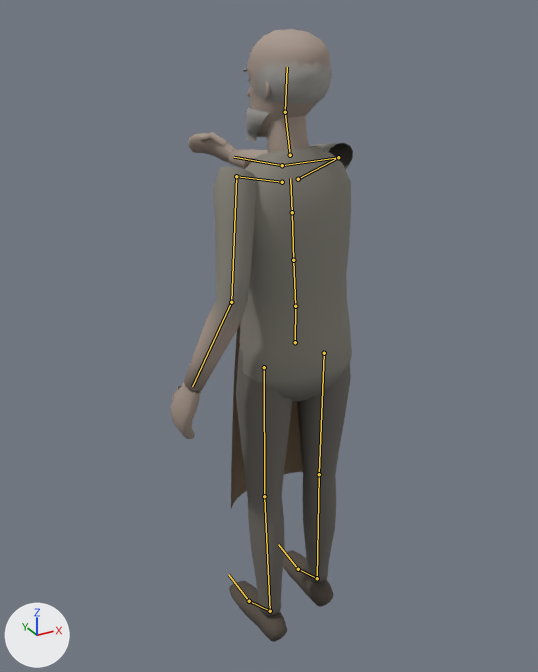
The glTF model assets/models/characters/clubs.glb as it was, and as the next commit left it.
Camera for both pictures: a 50 mm camera at (-0.91, -1.481, 1.696) aimed at (0.02, 0.209, 0.851). The axes (+X, +Y, +Z) are drawn at lower left. The lights are the same throughout. The first picture is the older version. Both versions are drawn at frame 7 of the action 'pull'; the numbers are the values there. The bones that change, and the others that lie on the model, are drawn over the model as lines.

Names of what the first picture shows: 'Clubs'.
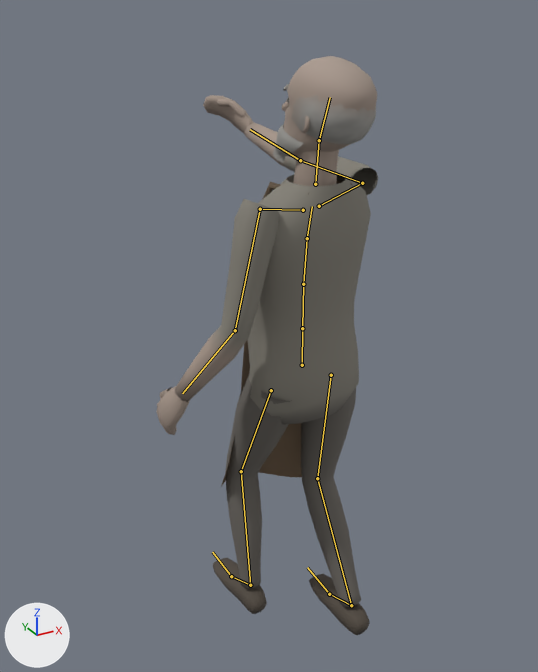
Location of each change, (x1, y1, x2, y2) in pixels of the pictures (538 x 672 px):
```json
{"object": "Clubs", "change": "posed", "before": [170, 29, 353, 642], "after": [156, 56, 378, 635], "on screen": "21% wider"}
{"bone": "Hips", "before": "(295, 342) to (295, 306)", "after": "(302, 365) to (302, 328)"}
{"bone": "Spine", "before": "(295, 306) to (293, 260)", "after": "(302, 328) to (303, 284)"}
{"bone": "Chest", "before": "(293, 260) to (292, 212)", "after": "(303, 284) to (307, 238)"}
{"bone": "UpperChest", "before": "(292, 212) to (290, 178)", "after": "(307, 238) to (312, 206)"}
{"bone": "RightUpperLeg", "before": "(324, 353) to (319, 474)", "after": "(331, 375) to (317, 478)"}
{"bone": "RightLowerLeg", "before": "(319, 474) to (317, 578)", "after": "(317, 478) to (351, 605)"}
{"bone": "RightFoot", "before": "(317, 578) to (298, 569)", "after": "(351, 605) to (329, 594)"}
{"bone": "LeftUpperLeg", "before": "(264, 367) to (264, 496)", "after": "(271, 390) to (241, 471)"}
{"bone": "LeftLowerLeg", "before": "(264, 496) to (270, 611)", "after": "(241, 471) to (250, 585)"}
{"bone": "LeftFoot", "before": "(270, 611) to (249, 601)", "after": "(250, 585) to (231, 576)"}
```

Scene script edits in JSON lines:
```json
{"block": "bone_hips", "where": "bone_hips = bpy.data.objects['Armature'].pose.bones['Hips']  # child of 'Root'"}
{"op": "set", "path": "bone_hips.location", "old": "(0.02, 0.0, 0.0)", "new": "(0.02, -0.047, -0.036)"}
{"block": "bone_spine", "where": "bone_spine = bpy.data.objects['Armature'].pose.bones['Spine']  # child of 'Hips'"}
{"op": "set", "path": "bone_spine.rotation_quaternion", "old": "(0.999, 0.026, 0.037, -0.002)", "new": "(0.999, -0.014, 0.037, -0.001)", "note": "degrees (3, 4, 0) -> degrees (-2, 4, 0)"}
{"block": "bone_chest", "where": "bone_chest = bpy.data.objects['Armature'].pose.bones['Chest']  # child of 'Spine'"}
{"op": "set", "path": "bone_chest.rotation_quaternion", "old": "(0.999, 0.031, 0.043, 0.0)", "new": "(0.999, -0.017, 0.043, 0.002)", "note": "degrees (4, 5, 0) -> degrees (-2, 5, 0)"}
{"block": "bone_upperchest", "where": "bone_upperchest = bpy.data.objects['Armature'].pose.bones['UpperChest']  # child of 'Chest'"}
{"op": "set", "path": "bone_upperchest.rotation_quaternion", "old": "(0.999, 0.031, 0.043, 0.002)", "new": "(0.999, -0.017, 0.043, 0.004)", "note": "degrees (4, 5, 0) -> degrees (-2, 5, 0)"}
{"block": "bone_rightupperleg", "where": "bone_rightupperleg = bpy.data.objects['Armature'].pose.bones['RightUpperLeg']  # child of 'Hips'"}
{"op": "set", "path": "bone_rightupperleg.rotation_quaternion", "old": "(1.0, 0.018, -0.001, -0.013)", "new": "(0.994, 0.103, -0.004, -0.033)", "note": "degrees (2, 0, -1) -> degrees (12, 0, -4)"}
{"block": "bone_rightlowerleg", "where": "bone_rightlowerleg = bpy.data.objects['Armature'].pose.bones['RightLowerLeg']  # child of 'RightUpperLeg'"}
{"op": "set", "path": "bone_rightlowerleg.rotation_quaternion", "old": "(1.0, 0.027, 0.0, 0.0)", "new": "(0.959, -0.283, 0.0, 0.0)", "note": "degrees (3, 0, 0) -> degrees (-33, 0, 0)"}
{"block": "bone_rightfoot", "where": "bone_rightfoot = bpy.data.objects['Armature'].pose.bones['RightFoot']  # child of 'RightLowerLeg'"}
{"op": "set", "path": "bone_rightfoot.rotation_quaternion", "old": "(0.999, -0.046, 0.01, 0.004)", "new": "(0.983, 0.181, 0.033, 0.025)", "note": "degrees (-5, 1, 0) -> degrees (21, 3, 3)"}
{"block": "bone_leftupperleg", "where": "bone_leftupperleg = bpy.data.objects['Armature'].pose.bones['LeftUpperLeg']  # child of 'Hips'"}
{"op": "set", "path": "bone_leftupperleg.rotation_quaternion", "old": "(-1.0, 0.001, 0.0, 0.013)", "new": "(-0.974, -0.227, 0.003, 0.013)", "note": "degrees (0, 0, -1) -> degrees (26, 0, -2)"}
{"block": "bone_leftlowerleg", "where": "bone_leftlowerleg = bpy.data.objects['Armature'].pose.bones['LeftLowerLeg']  # child of 'LeftUpperLeg'"}
{"op": "set", "path": "bone_leftlowerleg.rotation_quaternion", "old": "(1.0, 0.002, 0.0, 0.0)", "new": "(0.969, -0.246, 0.0, 0.0)", "note": "degrees (0, 0, 0) -> degrees (-29, 0, 0)"}
{"block": "bone_leftfoot", "where": "bone_leftfoot = bpy.data.objects['Armature'].pose.bones['LeftFoot']  # child of 'LeftLowerLeg'"}
{"op": "set", "path": "bone_leftfoot.rotation_quaternion", "old": "(1.0, 0.0, 0.011, 0.006)", "new": "(1.0, 0.02, 0.011, 0.005)", "note": "degrees (0, 1, 1) -> degrees (2, 1, 1)"}
```
